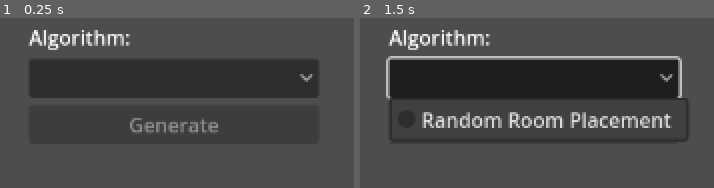
Above: before the commit, frames 1-2 (left to right).
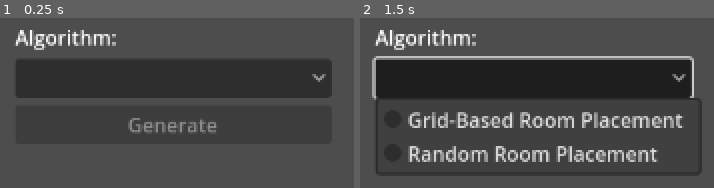
Above: after the commit, the same moments.

Repository: klistwan/COMP4121
Game: Godot game, scene res://src/main.tscn
Same seed, same stepped clock (60 frames per second), same inputs: the game is played once before the commit and once after it.
Inputs (mouse positions are in pixels of both pictures, inside the frame that each line leads up to):
- Up to frame 1 (0.25 s): no input
- Up to frame 2 (1.5 s): tap Enter at 0.5 s; click (533, 79) at 1.25 s

The runs differ from the first frame. In frame 1, 4.0% of the frame differs, in the area x 3-94%, y 7-68%; in frame 2, 14%, in the area x 3-97%, y 7-92%.

Commit message:
Add grid-based room placement algorithm

Diff:
--- a/project.godot
+++ b/project.godot
@@ -15,6 +15,10 @@
 config/features=PackedStringArray("4.1", "GL Compatibility")
 config/icon="res://icon.svg"
 
+[debug]
+
+gdscript/warnings/integer_division=0
+
 [display]
 
 window/size/viewport_width=1280
--- a/src/gui.gd
+++ b/src/gui.gd
@@ -1,17 +1,24 @@
 extends Control
 
-signal generate_button_pressed
+signal generate_button_pressed(algorithm_path)
+
+var selected_item_index: int = -1
+var algorithms := {
+	0: "res://src/map/grid_based_room_placement.gd",
+	1: "res://src/map/dungeon_generator.gd",
+}
 
 @onready var generate_button: Button = $CenterContainer/VBoxContainer/Generate
 
 
 func _on_generate_pressed() -> void:
-	generate_button_pressed.emit()
+	generate_button_pressed.emit(algorithms[selected_item_index])
 	generate_button.disabled = true
 
 
-func _on_algorithm_options_item_selected(_index) -> void:
+func _on_algorithm_options_item_selected(index: int) -> void:
 	generate_button.disabled = false
+	selected_item_index = index
 
 
 func enable_generate_button() -> void:
--- a/src/gui.tscn
+++ b/src/gui.tscn
@@ -29,9 +29,11 @@
 
 [node name="AlgorithmOptions" type="OptionButton" parent="CenterContainer/VBoxContainer"]
 layout_mode = 2
-item_count = 1
-popup/item_0/text = "Random Room Placement"
+item_count = 2
+popup/item_0/text = "Grid-Based Room Placement"
 popup/item_0/id = 1
+popup/item_1/text = "Random Room Placement"
+popup/item_1/id = 2
 
 [node name="Generate" type="Button" parent="CenterContainer/VBoxContainer"]
 layout_mode = 2
--- a/src/main.gd
+++ b/src/main.gd
@@ -8,8 +8,8 @@
 	map.generation_finished.connect(_on_map_generation_finished)
 
 
-func _on_gui_generate_button_pressed():
-	map.generate()
+func _on_gui_generate_button_pressed(algorithm_path: String) -> void:
+	map.generate(algorithm_path)
 
 
 func _on_map_generation_finished():
--- /dev/null
+++ b/src/map/grid_based_room_placement.gd
@@ -0,0 +1,96 @@
+class_name GridBasedRoomPlacement
+extends Node
+
+signal finished
+
+const STEP_PAUSE_INTERVAL := 0.4
+
+@export_category("Map Dimensions")
+@export var map_width: int = 45
+@export var map_height: int = 45
+
+@export_category("Rooms RNG")
+@export var min_rooms: int = 5
+@export var max_rooms: int = 9
+@export var room_max_size: int = 12
+@export var room_min_size: int = 4
+
+var _rng := RandomNumberGenerator.new()
+
+
+func _ready() -> void:
+	_rng.randomize()
+
+
+func generate_dungeon(tile_map: TileMap) -> MapData:
+	var dungeon := MapData.new(map_width, map_height)
+	var rooms: Array[Rect2i] = []
+	var num_rooms = min_rooms + randi() % (max_rooms - min_rooms + 1)
+	var used_sectors := {}
+
+	for _idx in range(num_rooms):
+		# Randomly select a sector that has not been chosen yet.
+		var sector := Vector2i(randi() % 3, randi() % 3)
+		while used_sectors.has(sector):
+			sector = Vector2i(randi() % 3, randi() % 3)
+		used_sectors[sector] = true
+
+		# Generate room dimensions.
+		var room_width: int = _rng.randi_range(room_min_size, room_max_size)
+		var room_height: int = _rng.randi_range(room_min_size, room_max_size)
+
+		# Generate room position within the sector.
+		var x: int = _rng.randi_range(15 * sector.x, 15 * (sector.x + 1) - room_width - 1)
+		var y: int = _rng.randi_range(15 * sector.y, 15 * (sector.y + 1) - room_height - 1)
+
+		var new_room := Rect2i(x, y, room_width, room_height)
+
+		_carve_room(dungeon, new_room)
+		tile_map.update(dungeon)
+		await get_tree().create_timer(STEP_PAUSE_INTERVAL).timeout
+
+		if !rooms.is_empty():
+			_tunnel_between(dungeon, rooms.back().get_center(), new_room.get_center())
+			tile_map.update(dungeon)
+			await get_tree().create_timer(STEP_PAUSE_INTERVAL).timeout
+
+		rooms.append(new_room)
+
+	finished.emit()
+	return dungeon
+
+
+func _carve_room(dungeon: MapData, room: Rect2i) -> void:
+	var inner: Rect2i = room.grow(-1)
+	for y in range(inner.position.y, inner.end.y + 1):
+		for x in range(inner.position.x, inner.end.x + 1):
+			_carve_tile(dungeon, x, y)
+
+
+func _tunnel_horizontal(dungeon: MapData, y: int, x_start: int, x_end: int) -> void:
+	var x_min: int = mini(x_start, x_end)
+	var x_max: int = maxi(x_start, x_end)
+	for x in range(x_min, x_max + 1):
+		_carve_tile(dungeon, x, y)
+
+
+func _tunnel_vertical(dungeon: MapData, x: int, y_start: int, y_end: int) -> void:
+	var y_min: int = mini(y_start, y_end)
+	var y_max: int = maxi(y_start, y_end)
+	for y in range(y_min, y_max + 1):
+		_carve_tile(dungeon, x, y)
+
+
+func _tunnel_between(dungeon: MapData, start: Vector2i, end: Vector2i) -> void:
+	if _rng.randf() < 0.5:
+		_tunnel_horizontal(dungeon, start.y, start.x, end.x)
+		_tunnel_vertical(dungeon, end.x, start.y, end.y)
+	else:
+		_tunnel_vertical(dungeon, start.x, start.y, end.y)
+		_tunnel_horizontal(dungeon, end.y, start.x, end.x)
+
+
+func _carve_tile(dungeon: MapData, x: int, y: int) -> void:
+	var tile_position = Vector2i(x, y)
+	var tile: Tile = dungeon.get_tile(tile_position)
+	tile.set_tile_type(dungeon.TILE_TYPES.floor)
--- a/src/map/map.gd
+++ b/src/map/map.gd
@@ -5,17 +5,16 @@
 
 signal generation_finished
 
+var dungeon_generator: Node
 var map_data: MapData
 
-@onready var dungeon_generator: DungeonGenerator = $DungeonGenerator
 @onready var tile_map: TileMap = $TileMap
 
 
-func _ready() -> void:
+func generate(algorithm_path: String) -> void:
+	dungeon_generator = load(algorithm_path).new()
+	add_child(dungeon_generator)
 	dungeon_generator.finished.connect(_on_generation_finished)
-
-
-func generate() -> void:
 	tile_map.clear()
 	dungeon_generator.generate_dungeon(tile_map)
 
